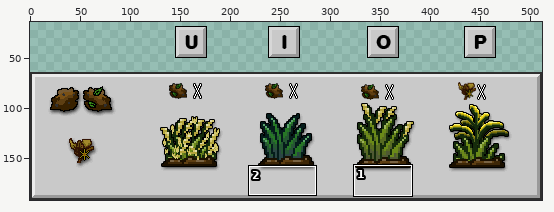
Two states of a sprite sheet, TunedBeta/images/icons/MenuBar.png. The picture above shows the old version from afar; the outline marks the close-up.
Close-up. Before the commit:
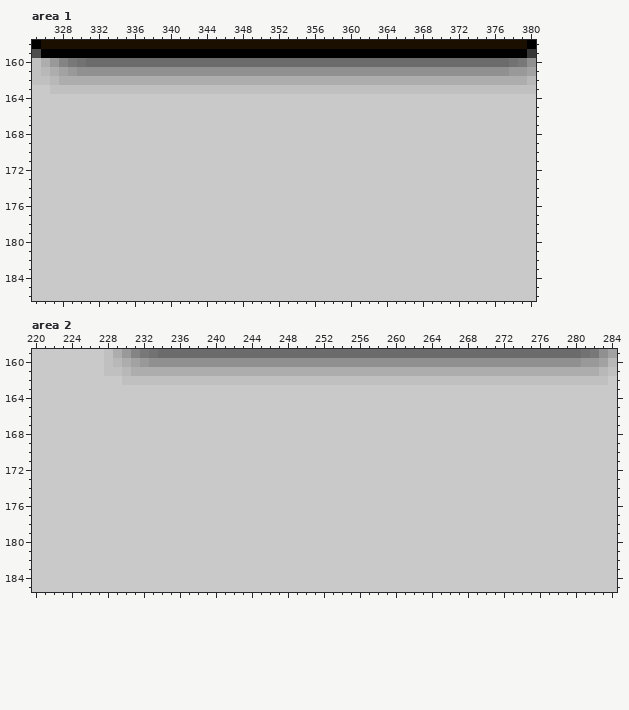
The file is 512x192 pixels. Colours within 5 levels of each other are drawn and written as one. Shown: area 1: x 325..380, y 158..186; area 2: x 220..284, y 159..185. The wide view leaves out empty margins. The commit also changed other parts of the picture, which this record leaves out.
After:
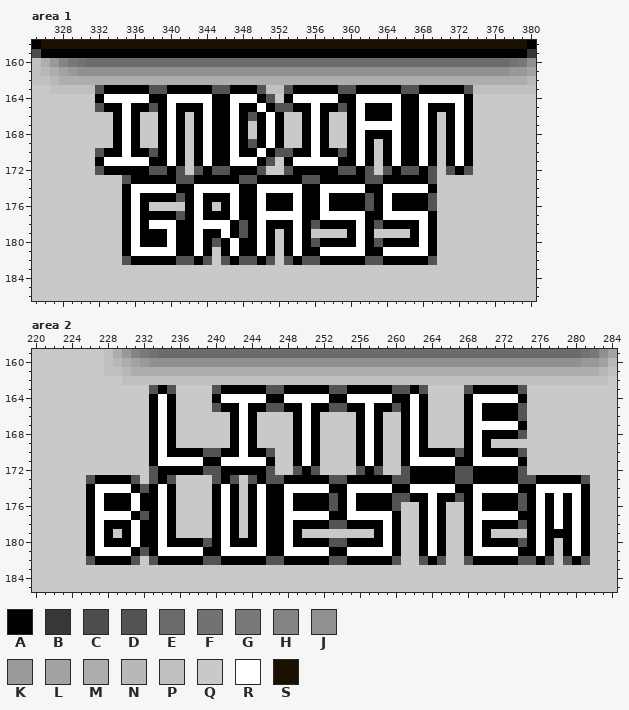
Palette (. is transparent): A #000000  B #373737  C #4d4d4d  D #535353  E #6b6b6b  F #727272  G #787878  H #848484  J #909090  K #999999  L #a2a2a2  M #adadad  N #b8b8b8  P #c0c0c0  Q #c9c9c9  R #ffffff  S #1b1000
Change:
Changed rows in their new state; - is an unchanged pixel.
Area 1:
first column x 332:
163 DAAAAADDAAAAADDAAAD--DAAAAADDAAAAADDAAAAAD
164 ARRRRRAARRRRRAARRRAD-ARRRRRAARRRRRAARRRRRA
165 DAARAADARAAARAARAARADDAARAADARAAARAARAAARA
166 --ARA--ARA-ARAARADARA--ARA--ARAAARAARA-ARA
167 --ARA--ARA-ARAARA-ARA--ARA--ARRRRRAARA-ARA
168 --ARA--ARA-ARAARA-ARA--ARA--ARAAARAARA-ARA
169 --ARA--ARA-ARAARADARA--ARA--ARA-ARAARA-ARA
170 DAARAADARA-ARAARAARADDAARAADARA-ARAARA-ARA
171 ARRRRRAARA-ARAARRRAD-ARRRRRAARA-ARAARA-ARA
172 DAAAAADDAD-DADDAAAD--DAAAAADDAD-DADDAD-DAD
173 ---DAAAAADDAAAAADDAAAAADDAAAAADDAAAAAD----
174 ---ARRRRRAARRRRRAARRRRRAARRRRRAARRRRRA----
175 ---ARAAAADARAAARAARAAARAARAAAADARAAAAD----
176 ---ARA----ARA-ARAARAAARAARAAAADARAAAAD----
177 ---ARAAAADARAAARAARRRRRAARRRRRAARRRRRA----
178 ---ARARRRAARRRRADARAAARADAAAARADAAAARA----
179 ---ARAAARAARAARADARA-ARA----ARA----ARA----
180 ---ARAAARAARADARAARA-ARADAAAARADAAAARA----
181 ---ARRRRRAARA-ARAARA-ARAARRRRRAARRRRRA----
182 ---DAAAAADDAD-DADDAD-DADDAAAAADDAAAAAD----
Area 2:
first column x 226:
163 -------DAD----DAAAAADDAAAAADDAAAAADDAD----DAAAAAD-------
164 -------ARA----ARRRRRAARRRRRAARRRRRAARA----ARRRRRA-------
165 -------ARA----DAARAADDAARAADDAARAADARA----ARAAAAD-------
166 -------ARA------ARA----ARA----ARA--ARA----ARAAAAD-------
167 -------ARA------ARA----ARA----ARA--ARA----ARRRRRA-------
168 -------ARA------ARA----ARA----ARA--ARA----ARAAAAD-------
169 -------ARA------ARA----ARA----ARA--ARA----ARA-----------
170 -------ARAAAADDAARAAD--ARA----ARA--ARAAAADARAAAAD-------
171 -------ARRRRRAARRRRRA--ARA----ARA--ARRRRRAARRRRRA-------
172 -------DAAAAADDAAAAAD--DAD----DAD--DAAAAADDAAAAAD-------
173 DAAAAD-DAD----DAD-DADDAAAAADDAAAAADDAAAAADDAAAAADDAAAAAD
174 ARRRRADARA----ARA-ARAARRRRRAARRRRRAARRRRRAARRRRRAARRRRRA
175 ARAAARAARA----ARA-ARAARAAAADARAAAADDAARAADARAAAADARARARA
176 ARAAARAARA----ARA-ARAARAAAADARAAAAD--ARA--ARAAAADARARARA
177 ARRRRADARA----ARA-ARAARRRRRAARRRRRA--ARA--ARRRRRAARARARA
178 ARAAARAARA----ARA-ARAARAAAADDAAAARA--ARA--ARAAAADARARARA
179 ARA-ARAARA----ARA-ARAARA--------ARA--ARA--ARA----ARAAARA
180 ARAAARAARAAAADARAAARAARAAAADDAAAARA--ARA--ARAAAADARA-ARA
181 ARRRRADARRRRRAARRRRRAARRRRRAARRRRRA--ARA--ARRRRRAARA-ARA
182 DAAAAD-DAAAAADDAAAAADDAAAAADDAAAAAD--DAD--DAAAAADDAD-DAD
Boxes around the changes in both close-ups, in picture pixels (x1, y1, x2, y2):
changed: (95, 85, 473, 265)
changed: (86, 385, 590, 565)
